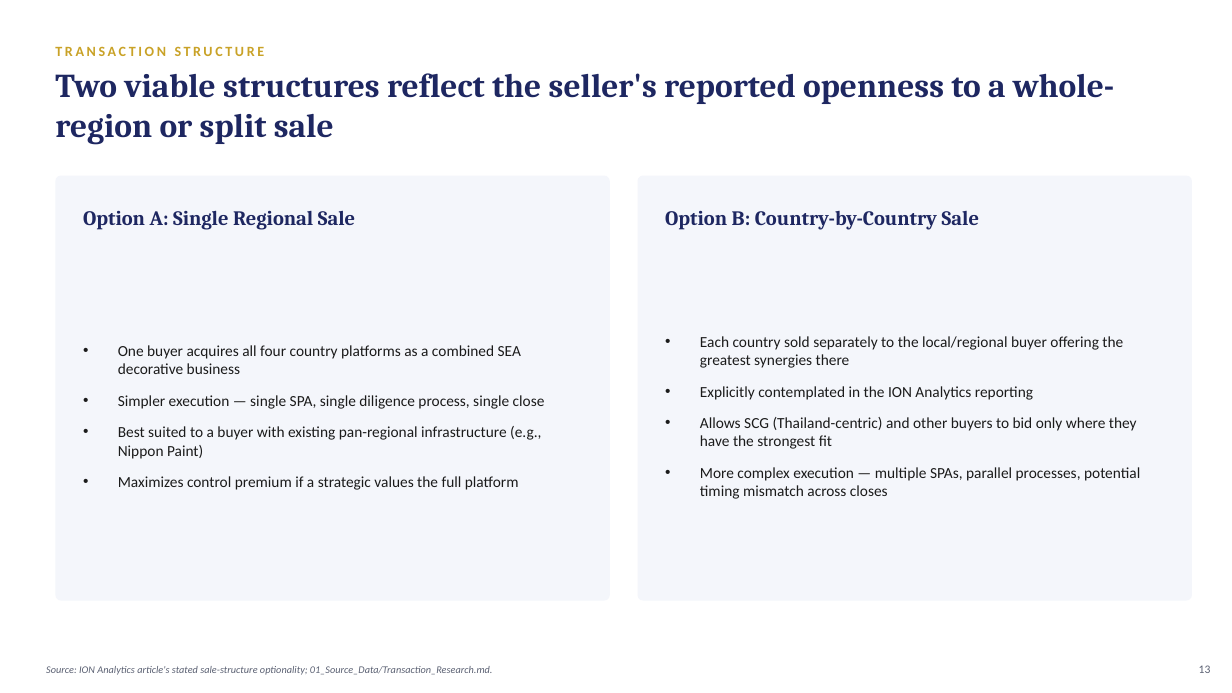
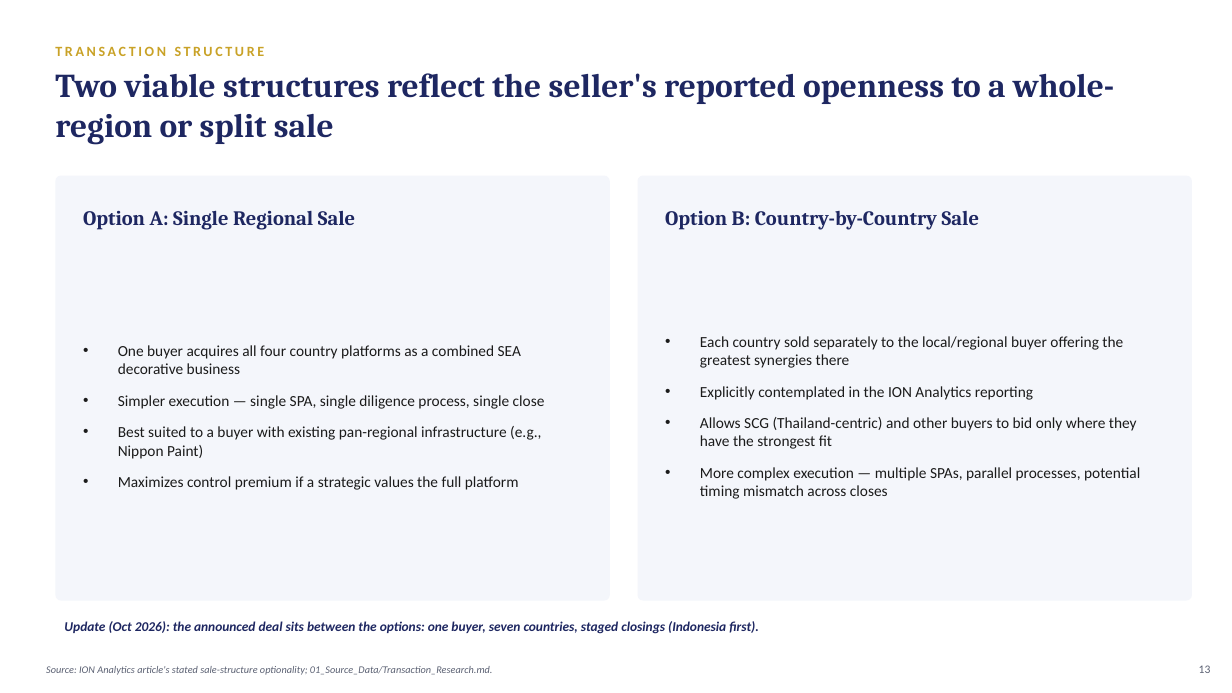
Before and after one commit to swapnilpatil8103-cell/akzonobel-project-southeast-asia-case-study, a slide deck: slide 13 of 07_Pitch_Deck/Project_Southeast_Asia_Sell_Side_Pitch.pptx. Drawn at 1232x693 pixels with LibreOffice and Linux fonts; fonts in the diff are those of the drawing. Boxes give left, top, right and bottom in pixels: in the first picture for what was removed or moved away, otherwise in the second. Text is boxed around its words. In the diff, an @@ line names an element or a change of style, - is before the commit and + after.

```diff
--- a/07_Pitch_Deck/Project_Southeast_Asia_Sell_Side_Pitch.pptx
+++ b/07_Pitch_Deck/Project_Southeast_Asia_Sell_Side_Pitch.pptx
@@ text added at (x1=64, y1=621, x2=759, y2=634), 10.5 pt, text #1E2761, bold, italic @@
+Update (Oct 2026): the announced deal sits between the options: one buyer, seven countries, staged closings (Indonesia first).
```
Also in this commit, not shown: 9 other slides changed, 2 slides added, 7 other files.
